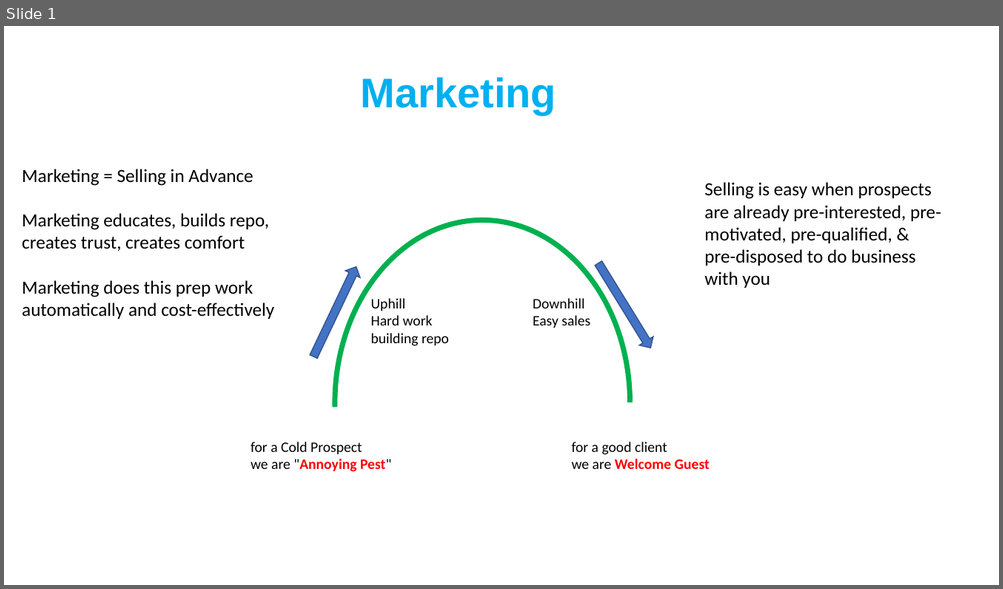
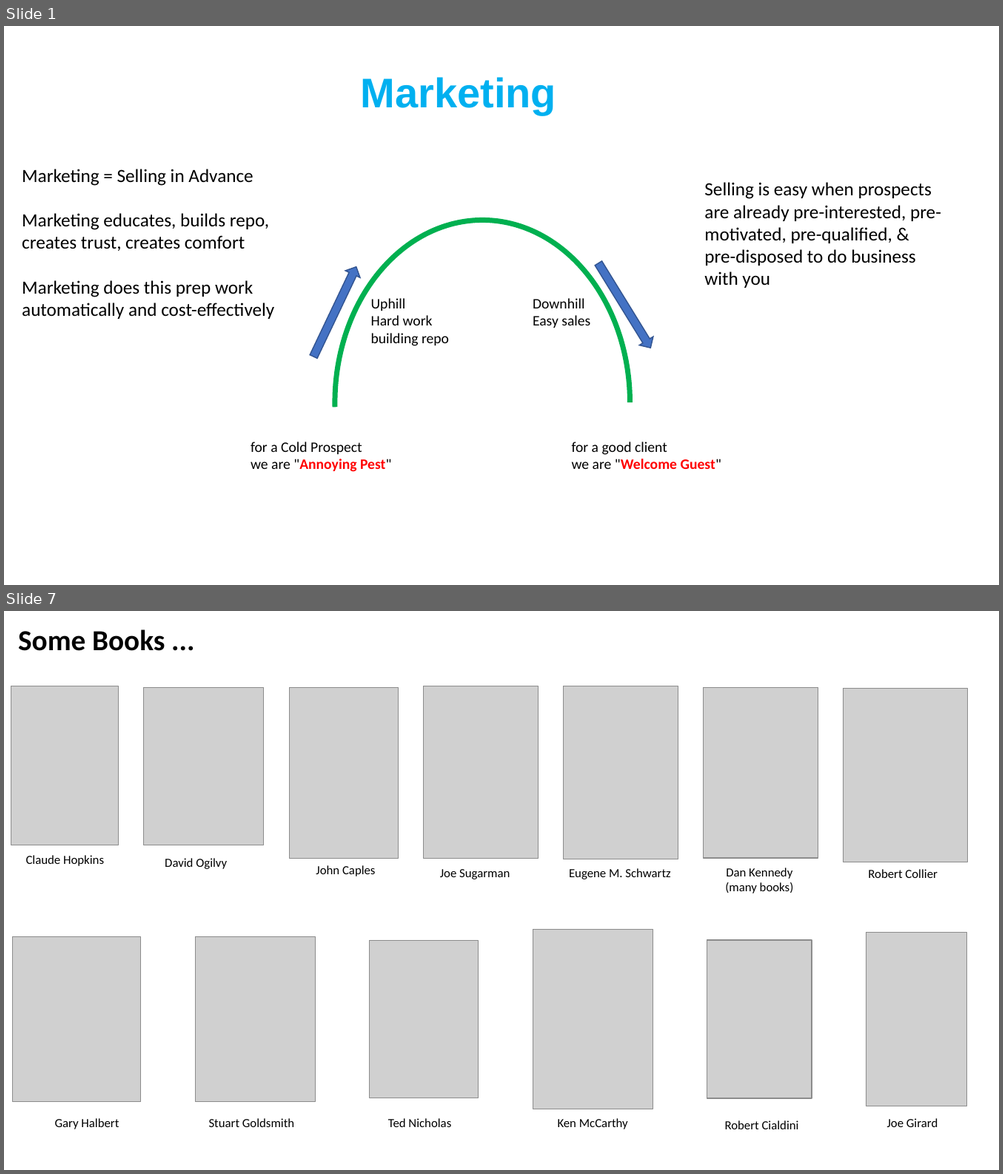
Before and after one commit to lselector/marketing, a slide deck: Marketing.pptx. Shown one above the other, each under a label of ours: slide 1 before the commit, slides 1 and 7 after it; the slides between them are not shown. The pictures are 1003x589 and 1003x1174 pixels, drawn with LibreOffice and Linux fonts; fonts in the diff are those of the drawing; grey boxes stand for pictures. Boxes give left, top, right and bottom in pixels: in the first picture for what was removed or moved away, otherwise in the second. Text is boxed around its words. In the diff, an @@ line names an element or a change of style, - is before the commit and + after.

```diff
--- a/Marketing.pptx
+++ b/Marketing.pptx
@@ slide 7 added at <box>4,611,999,1170</box>, background #FFFFFF @@
@@ text added at <box>18,629,165,651</box>, 28 pt, text #000000, bold @@
+Some Books ...
@@ picture added at <box>11,686,118,846</box> @@
@@ picture added at <box>144,687,264,846</box> @@
@@ picture added at <box>289,687,398,859</box> @@
@@ picture added at <box>424,686,538,859</box> @@
@@ picture added at <box>563,686,677,859</box> @@
@@ picture added at <box>703,687,817,858</box> @@
@@ picture added at <box>843,689,967,863</box> @@
@@ text added at <box>26,855,104,866</box>, 12 pt, text #000000 @@
+Claude Hopkins
@@ text added at <box>165,858,227,869</box>, 12 pt, text #000000 @@
+David Ogilvy
@@ text added at <box>316,866,375,877</box>, 12 pt, text #000000 @@
+John Caples
@@ text added at <box>440,869,509,880</box>, 12 pt, text #000000 @@
+Joe Sugarman
@@ text added at <box>569,869,670,880</box>, 12 pt, text #000000 @@
+Eugene M. Schwartz
@@ text added at <box>725,868,794,894</box>, 12 pt, text #000000 @@
+Dan Kennedy
+(many books)
@@ text added at <box>868,869,937,878</box>, 12 pt, text #000000 @@
+Robert Collier
@@ picture added at <box>12,937,141,1102</box> @@
@@ picture added at <box>195,937,315,1102</box> @@
@@ picture added at <box>370,941,478,1098</box> @@
@@ picture added at <box>533,930,653,1110</box> @@
@@ picture added at <box>707,940,811,1098</box> @@
@@ picture added at <box>867,933,967,1107</box> @@
@@ text added at <box>55,1119,119,1130</box>, 12 pt, text #000000 @@
+Gary Halbert
@@ text added at <box>209,1119,294,1128</box>, 12 pt, text #000000 @@
+Stuart Goldsmith
@@ text added at <box>388,1119,451,1128</box>, 12 pt, text #000000 @@
+Ted Nicholas
@@ text added at <box>558,1119,628,1130</box>, 12 pt, text #000000 @@
+Ken McCarthy
@@ text added at <box>725,1121,799,1130</box>, 12 pt, text #000000 @@
+Robert Cialdini
@@ text added at <box>887,1119,937,1128</box>, 12 pt, text #000000 @@
+Joe Girard
@@ slide 1 changed as well @@
@@ text at <box>572,459,721,469</box>: text changed @@
-we are Welcome Guest
+we are "Welcome Guest"
```
Also in this commit, not shown: 1 other slide changed, 5 other slides added.
